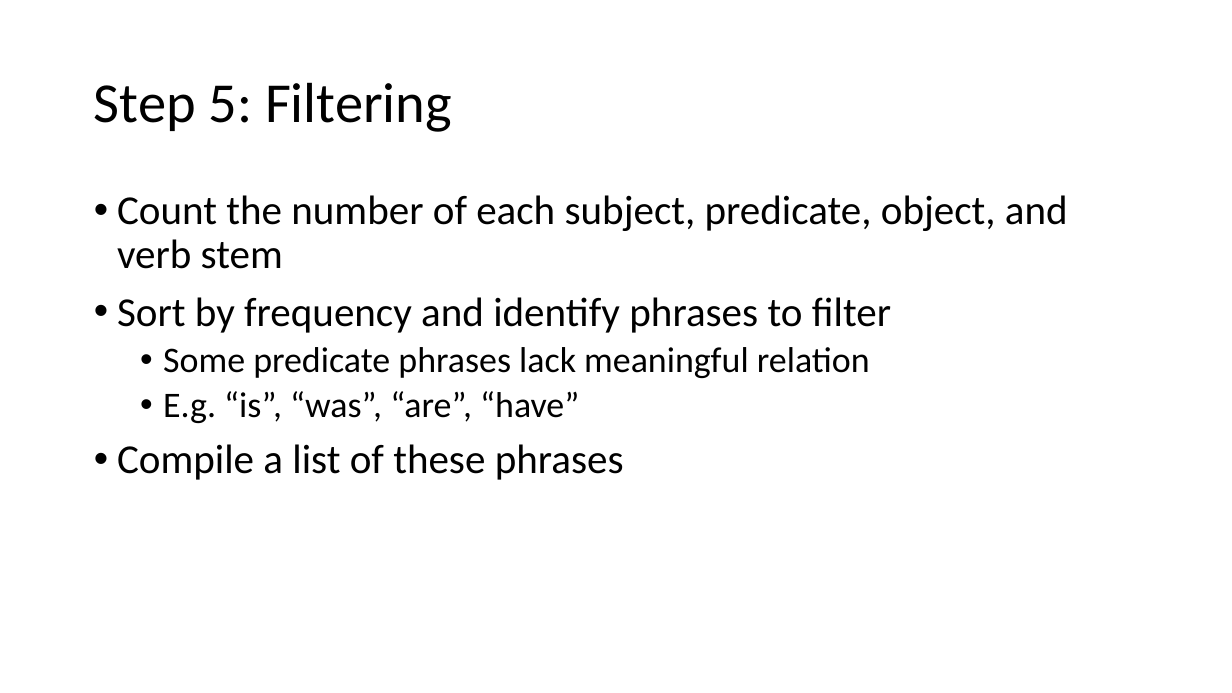
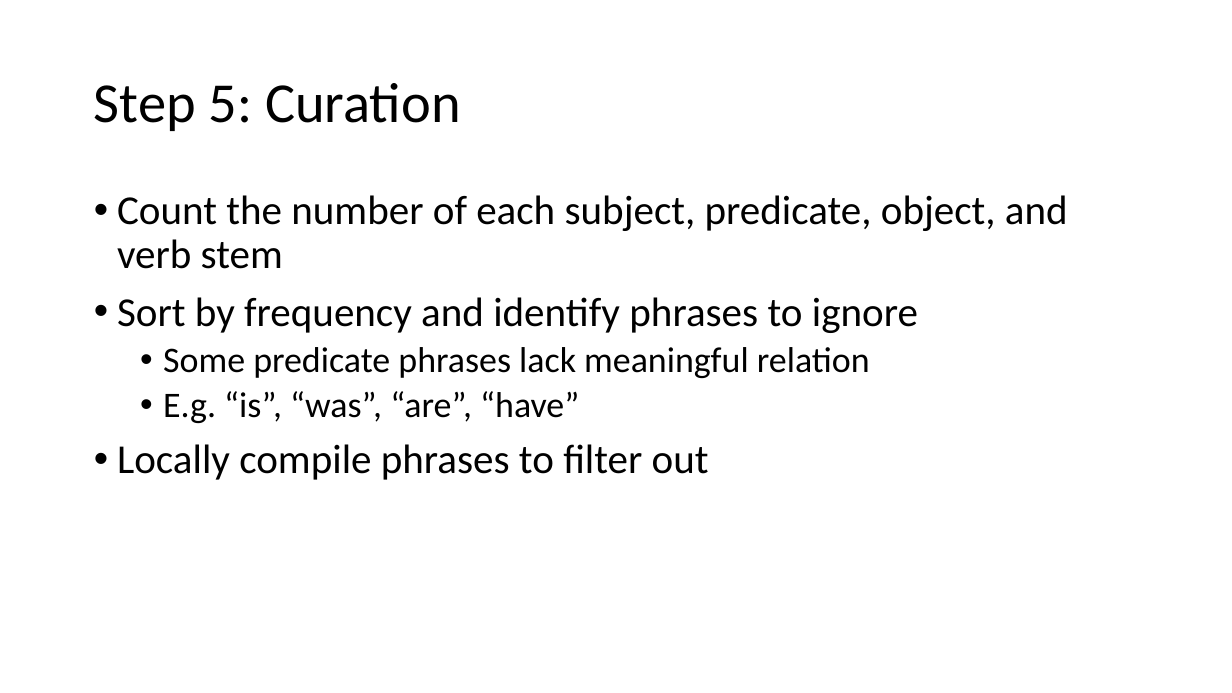
Before and after one commit to petezh/RR-NLP-Tools, a slide deck: slide 18 of predicates/predicates presentation.pptx (slide 16 before the commit). Drawn at 1232x693 pixels with LibreOffice and Linux fonts; fonts in the diff are those of the drawing. Boxes give left, top, right and bottom in pixels: in the first picture for what was removed or moved away, otherwise in the second. Text is boxed around its words. In the diff, an @@ line names an element or a change of style, - is before the commit and + after.

```diff
--- a/predicates/predicates presentation.pptx
+++ b/predicates/predicates presentation.pptx
@@ title at [94,83,461,131]: text changed @@
-Step 5: Filtering
+Step 5: Curation
@@ text at [117,297,918,333]: text changed @@
-• Sort by frequency and identify phrases to filter
+• Sort by frequency and identify phrases to ignore
@@ text at [117,444,709,480]: text changed @@
-• Compile a list of these phrases
+• Locally compile phrases to filter out
```
Also in this commit, not shown: 15 other slides changed, 3 slides added, 1 slide removed, 14 other files.
